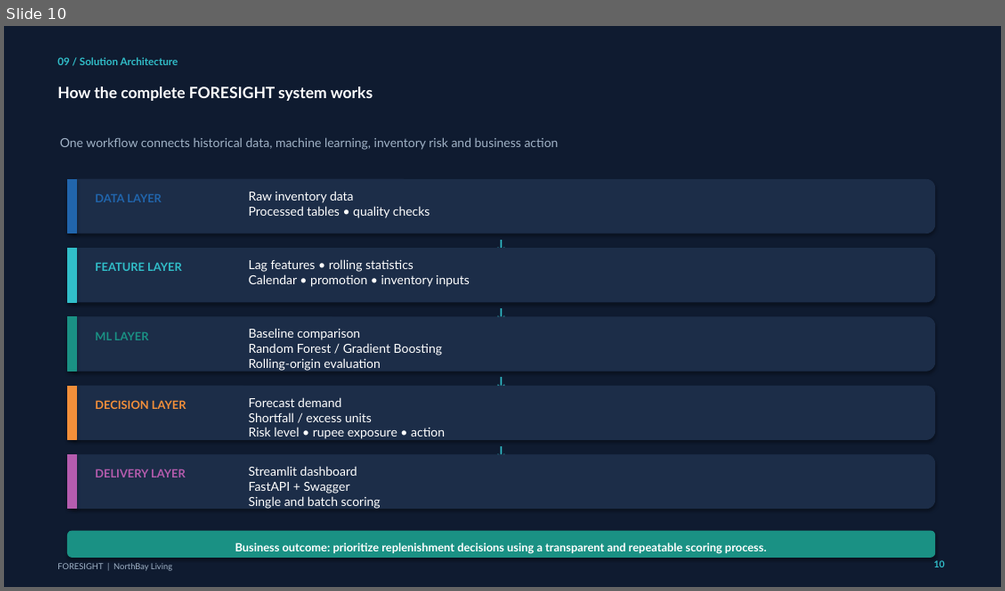
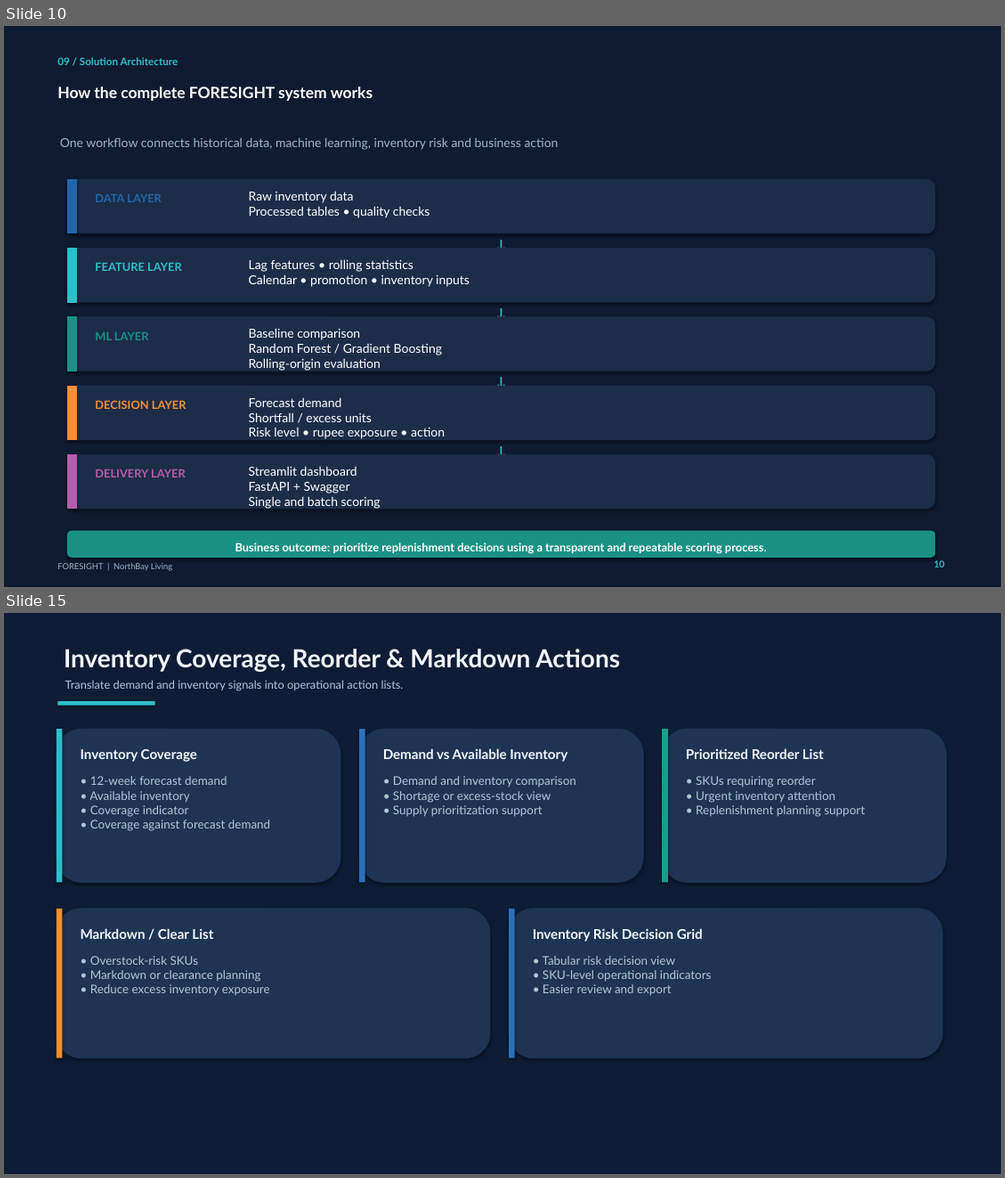
Before and after one commit to Abhi7012000/FORESIGHT, a slide deck: reports/FORESIGHT_REPORT.pptx. Shown one above the other, each under a label of ours: slide 10 before the commit, slides 10 and 15 after it; the slides between them are not shown. The pictures are 1005x591 and 1005x1178 pixels, drawn with LibreOffice and Linux fonts; fonts in the diff are those of the drawing. Boxes give left, top, right and bottom in pixels: in the first picture for what was removed or moved away, otherwise in the second. Text is boxed around its words. In the diff, an @@ line names an element or a change of style, - is before the commit and + after.

```diff
--- a/reports/FORESIGHT_REPORT.pptx
+++ b/reports/FORESIGHT_REPORT.pptx
@@ slide 15 added at <box>4,613,1001,1174</box>, background #0E1D35 @@
@@ text added at <box>64,649,620,672</box>, 24 pt, text #F4F7FC, bold @@
+Inventory Coverage, Reorder & Markdown Actions
@@ text added at <box>65,680,404,691</box>, 11 pt, text #B5C4D8 @@
+Translate demand and inventory signals into operational action lists.
@@ rectangle added at <box>57,701,155,706</box>, fill #2CBEC9 @@
@@ rounded rectangle added at <box>57,729,340,882</box>, fill #1E3454, outline #1E3454 0.75 pt @@
@@ rectangle added at <box>57,729,63,882</box>, fill #2CBEC9 @@
@@ rounded rectangle added at <box>359,729,643,882</box>, fill #1E3454, outline #1E3454 0.75 pt @@
@@ rectangle added at <box>359,729,365,882</box>, fill #2B70B8 @@
@@ rounded rectangle added at <box>662,729,947,882</box>, fill #1E3454, outline #1E3454 0.75 pt @@
@@ rectangle added at <box>662,729,668,882</box>, fill #1B9D8C @@
@@ text added at <box>81,749,197,762</box>, 13 pt, text #F4F7FC, bold @@
+Inventory Coverage
@@ text added at <box>383,748,567,762</box>, 13 pt, text #F4F7FC, bold @@
+Demand vs Available Inventory
@@ text added at <box>686,748,824,759</box>, 13 pt, text #F4F7FC, bold @@
+Prioritized Reorder List
@@ text added at <box>89,776,270,831</box>, 11.5 pt, text #B5C4D8 @@
+• 12-week forecast demand
+• Available inventory
+• Coverage indicator
+• Coverage against forecast demand
@@ text added at <box>393,776,576,817</box>, 11.5 pt, text #B5C4D8 @@
+• Demand and inventory comparison
+• Shortage or excess-stock view
+• Supply prioritization support
@@ text added at <box>696,776,865,817</box>, 11.5 pt, text #B5C4D8 @@
+• SKUs requiring reorder
+• Urgent inventory attention
+• Replenishment planning support
@@ rounded rectangle added at <box>57,908,490,1058</box>, fill #1E3454, outline #1E3454 0.75 pt @@
@@ rectangle added at <box>57,908,63,1058</box>, fill #F48F2D @@
@@ text added at <box>81,928,213,939</box>, 13 pt, text #F4F7FC, bold @@
+Markdown / Clear List
@@ rounded rectangle added at <box>509,908,942,1058</box>, fill #1E3454, outline #1E3454 0.75 pt @@
@@ rectangle added at <box>509,908,515,1058</box>, fill #2B70B8 @@
@@ text added at <box>533,928,703,941</box>, 13 pt, text #F4F7FC, bold @@
+Inventory Risk Decision Grid
@@ text added at <box>90,956,270,995</box>, 11.5 pt, text #B5C4D8 @@
+• Overstock-risk SKUs
+• Markdown or clearance planning
+• Reduce excess inventory exposure
@@ text added at <box>542,956,712,996</box>, 11.5 pt, text #B5C4D8 @@
+• Tabular risk decision view
+• SKU-level operational indicators
+• Easier review and export
```
Also in this commit, not shown: 2 slides changed, 7 other slides added.
